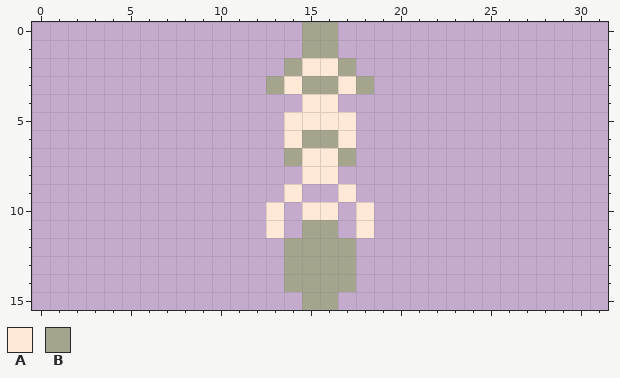
A pixel-art sprite gets an edit: assets/rocketP.png. Above: the version before the commit.
The file is 32x16 pixels.
Palette (. is transparent): A #ffe8d6  B #a5a58d
Pixels before, first column x 13:
 0 ..BB..
 1 ..BB..
 2 .BAAB.
 3 BABBAB
 4 ..AA..
 5 .AAAA.
 6 .ABBA.
 7 .BAAB.
 8 ..AA..
 9 .A..A.
10 A.AA.A
11 A.BB.A
12 .BBBB.
13 .BBBB.
14 .BBBB.
15 ..BB..
And afterwards:
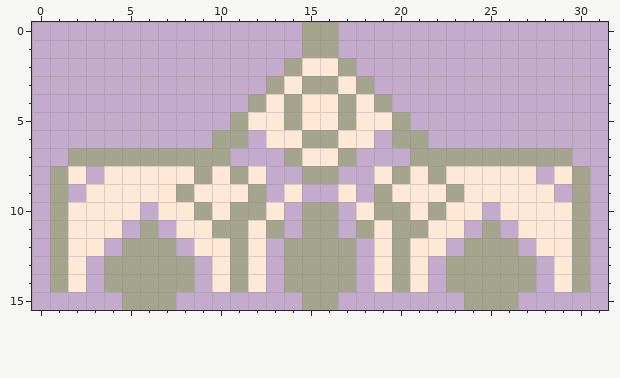
Edits made:
Changed rows in their new state; - is an unchanged pixel.
first column x 1:
 4 -----------BAB--BAB-----------
 5 ----------BAAB--BAAB----------
 6 ---------BB-A----A-BB---------
 7 -BBBBBBBBB----------BBBBBBBBB-
 8 BA-AAAAABABA--BB--ABABAAAAA-AB
 9 B-AAAAABAAAB------BAAABAAAAA-B
10 BAAAA-AABABB--BB--BBABAA-AAAAB
11 BAAA-B-AABBAB----BABBAA-B-AAAB
12 BAA-BBB-AABA------ABAA-BBB-AAB
13 BA-BBBBB-ABA------ABA-BBBBB-AB
14 BA-BBBBB-ABA------ABA-BBBBB-AB
15 ----BBB----------------BBB----
Pixel boxes of the changes (left, top, right, bottom) in both pictures:
changed: (50, 94, 590, 310)
